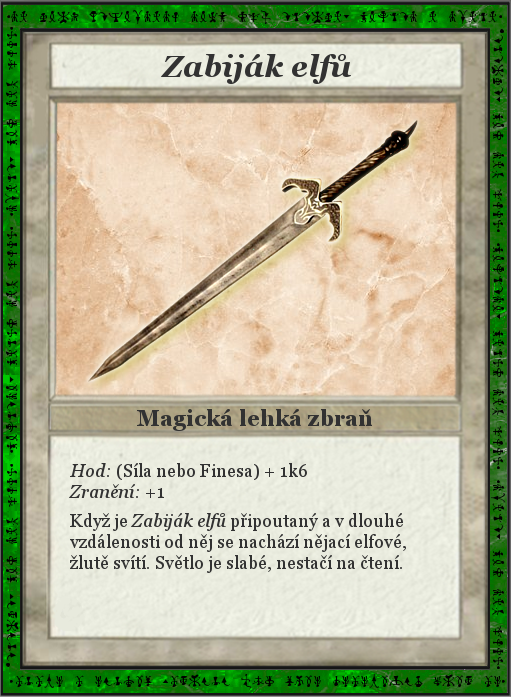
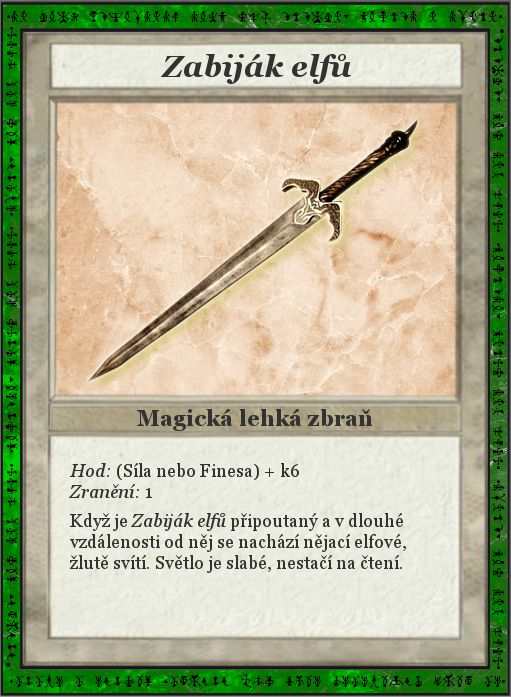
Layer changes from the first 511px x 697px image to the second:
renamed "Hod: (Síla nebo Finesa) + 1k6 ..." to "Hod: (Síla nebo Finesa) + k6 ...", painted on it over bbox(146, 463, 307, 498)
